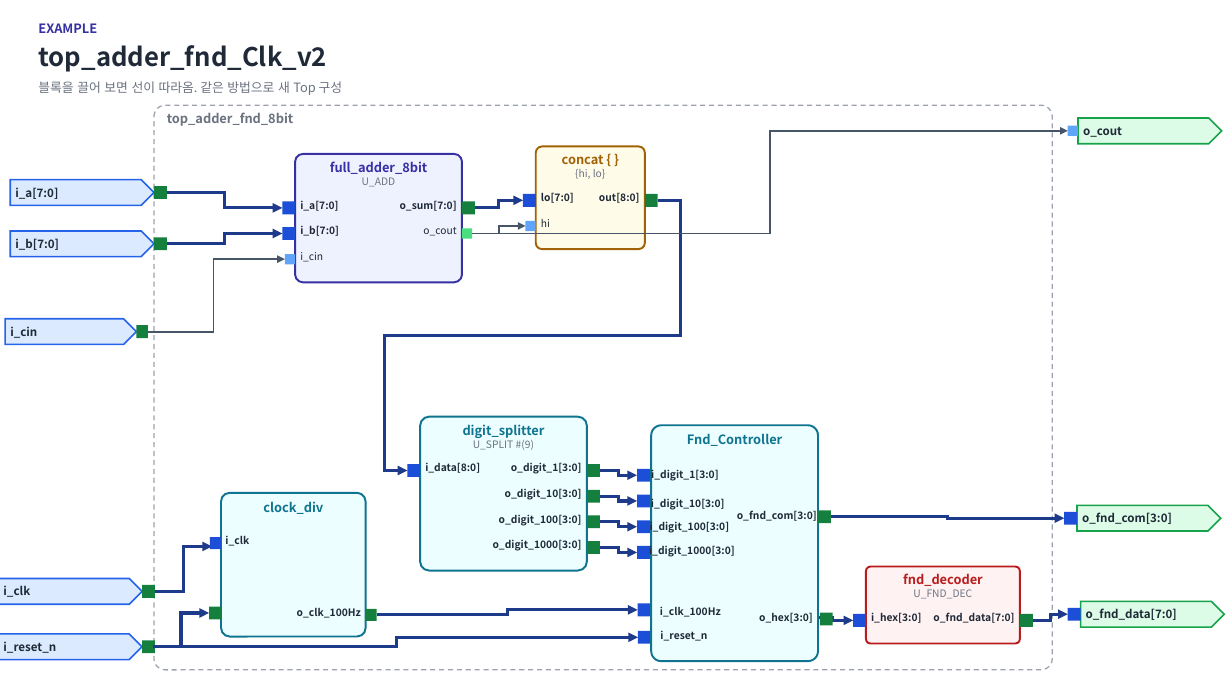
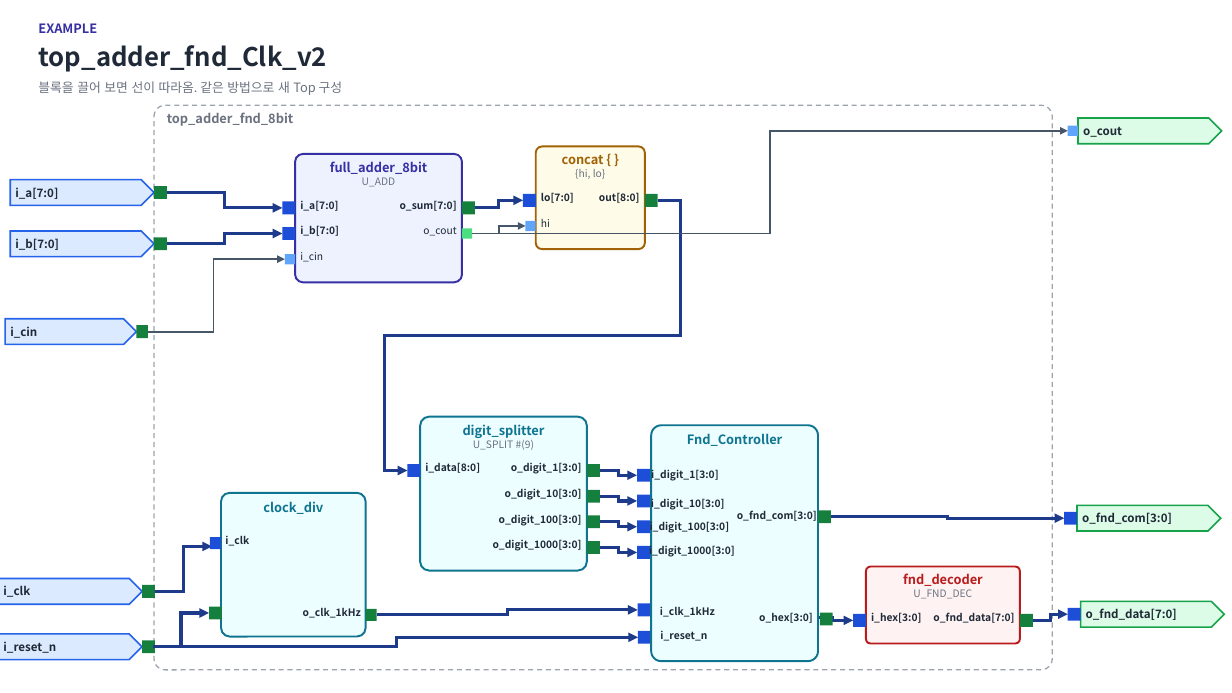
Before and after one commit to kimsacademy1234-max/System_Verilog, a slide deck: slide 7 of vfile/inform_module/module_library.pptx. Drawn at 1232x693 pixels with LibreOffice and Linux fonts; fonts in the diff are those of the drawing. Boxes give left, top, right and bottom in pixels: in the first picture for what was removed or moved away, otherwise in the second. Text is boxed around its words. In the diff, an @@ line names an element or a change of style, - is before the commit and + after.

```diff
--- a/vfile/inform_module/module_library.pptx
+++ b/vfile/inform_module/module_library.pptx
@@ text at (x1=303, y1=608, x2=361, y2=618): text changed @@
-o_clk_100Hz
+o_clk_1kHz
@@ text at (x1=660, y1=606, x2=715, y2=617): text changed @@
-i_clk_100Hz
+i_clk_1kHz
```
Also in this commit, not shown: 1 slide added, 1 slide removed, 12 other files.
